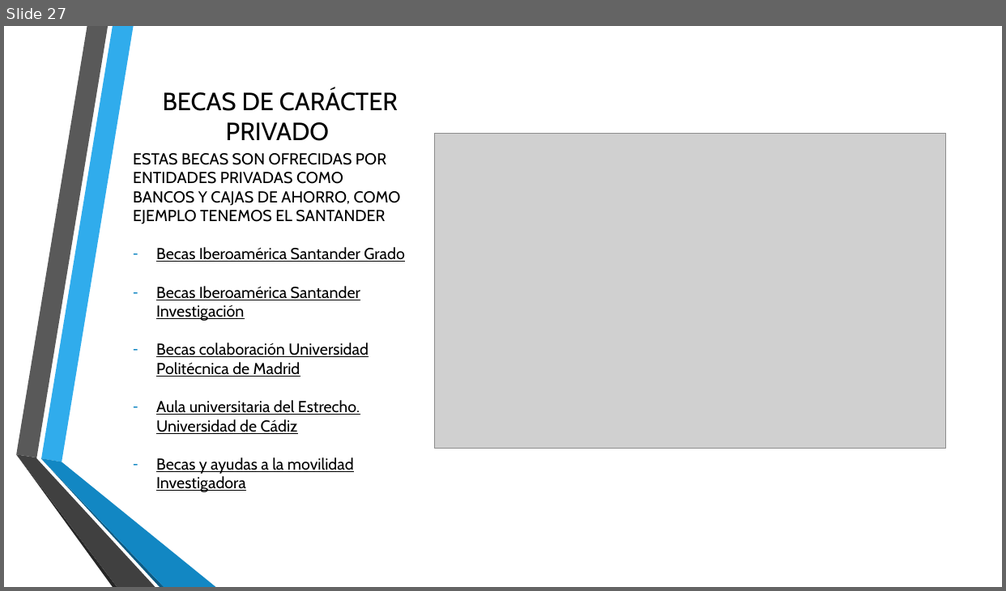
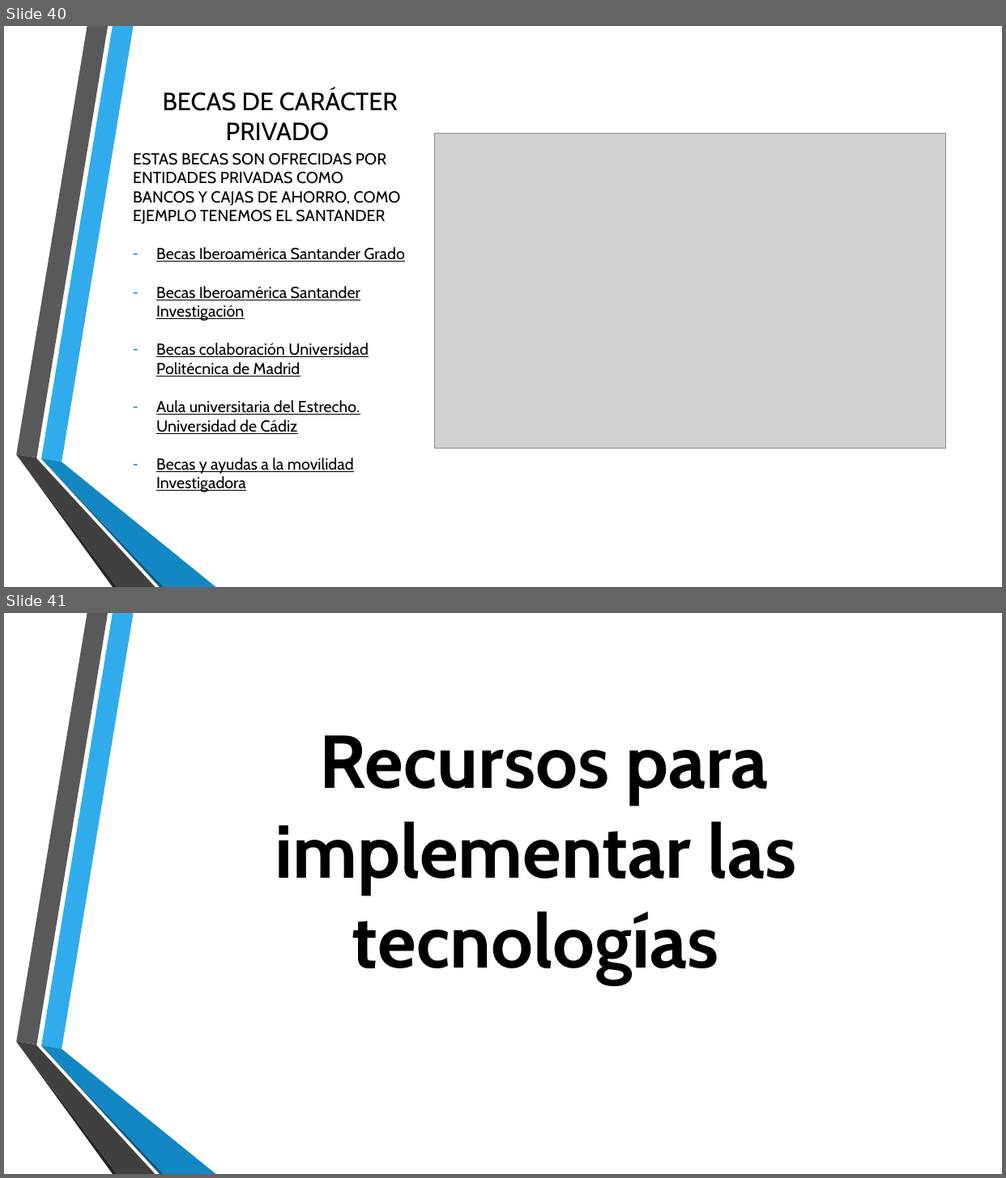
Before and after one commit to Rijaelto/TG1, a slide deck: TG1_final.pptx. Shown one above the other, each under a label of ours: slide 27 before the commit, slides 40 and 41 after it. The pictures are 1006x591 and 1006x1178 pixels, drawn with LibreOffice and Linux fonts; fonts in the diff are those of the drawing; grey boxes stand for pictures; background and template pictures are left out. Boxes give left, top, right and bottom in pixels: in the first picture for what was removed or moved away, otherwise in the second. Text is boxed around its words. In the diff, an @@ line names an element or a change of style, - is before the commit and + after.

```diff
--- a/TG1_final.pptx
+++ b/TG1_final.pptx
@@ slide 41 added at (4,613,1002,1174), background picture (left out); not listed: 6 template elements that a slide beside it also shows @@
@@ title added at (275,735,796,985), 72 pt, text #000000, bold @@
+Recursos para implementar las tecnologías
@@ what was slide 27 is now slide 40 @@
```
Also in this commit, not shown: 2 slides changed, 15 other slides added.
